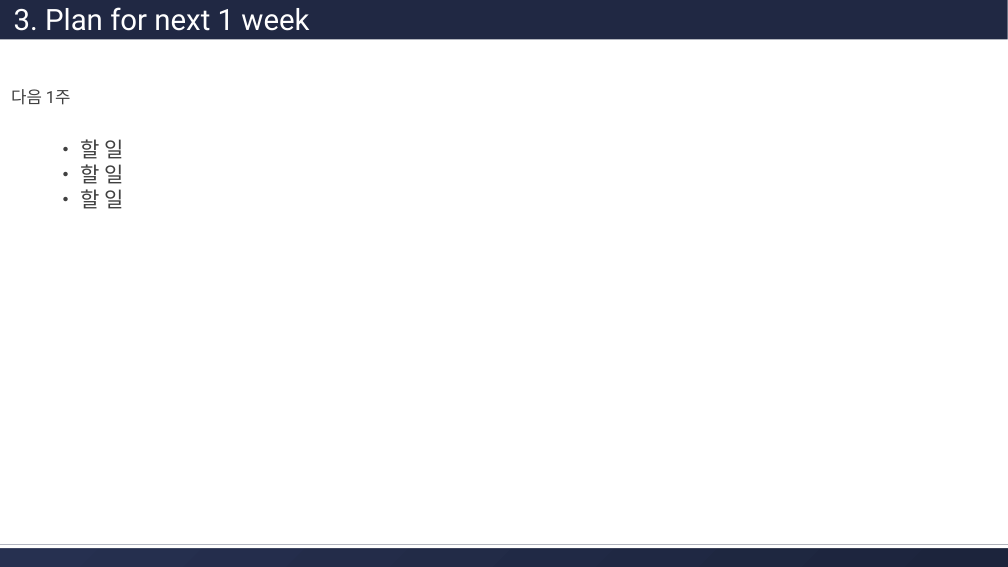
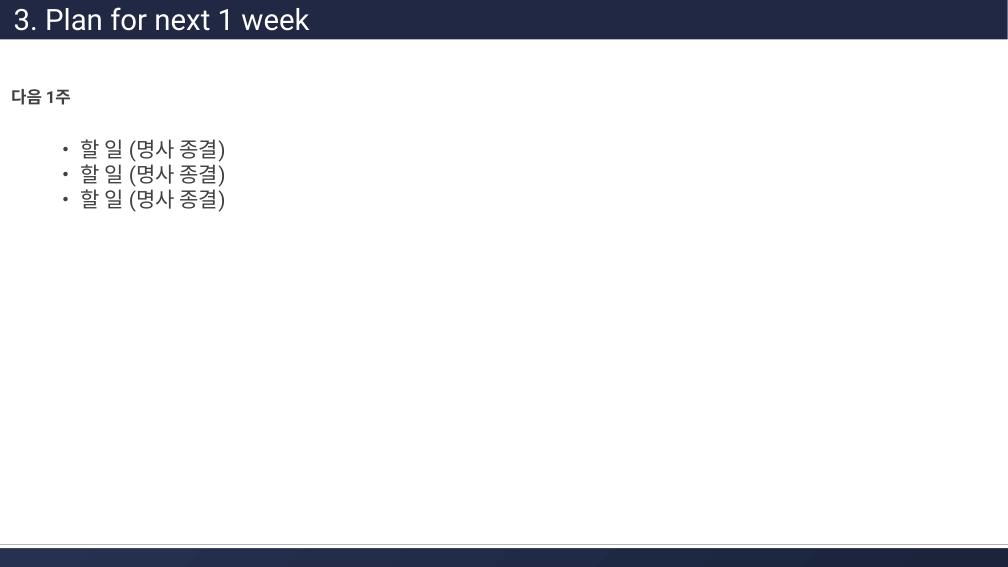
Before and after one commit to hjkim24/RADP, a slide deck: slide 7 of ppt/template/radp-progress-template.pptx. Drawn at 1008x567 pixels with LibreOffice and Linux fonts; fonts in the diff are those of the drawing. Boxes give left, top, right and bottom in pixels: in the first picture for what was removed or moved away, otherwise in the second. Text is boxed around its words. In the diff, an @@ line names an element or a change of style, - is before the commit and + after.

```diff
--- a/ppt/template/radp-progress-template.pptx
+++ b/ppt/template/radp-progress-template.pptx
@@ text "다음 1주" at <box>11,89,71,105</box>: bold on @@
@@ text at <box>81,139,226,212</box>: text changed @@
-• 할 일
-• 할 일
-• 할 일
+• 할 일 (명사 종결)
+• 할 일 (명사 종결)
+• 할 일 (명사 종결)
```
Also in this commit, not shown: 4 other slides changed, 1 other file.
